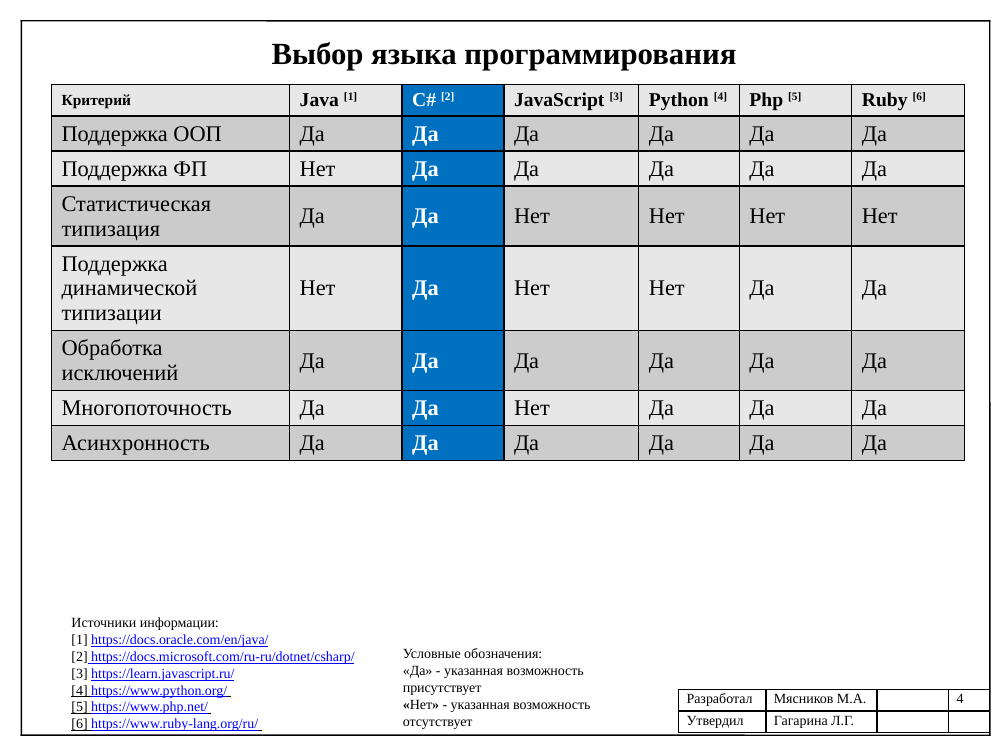
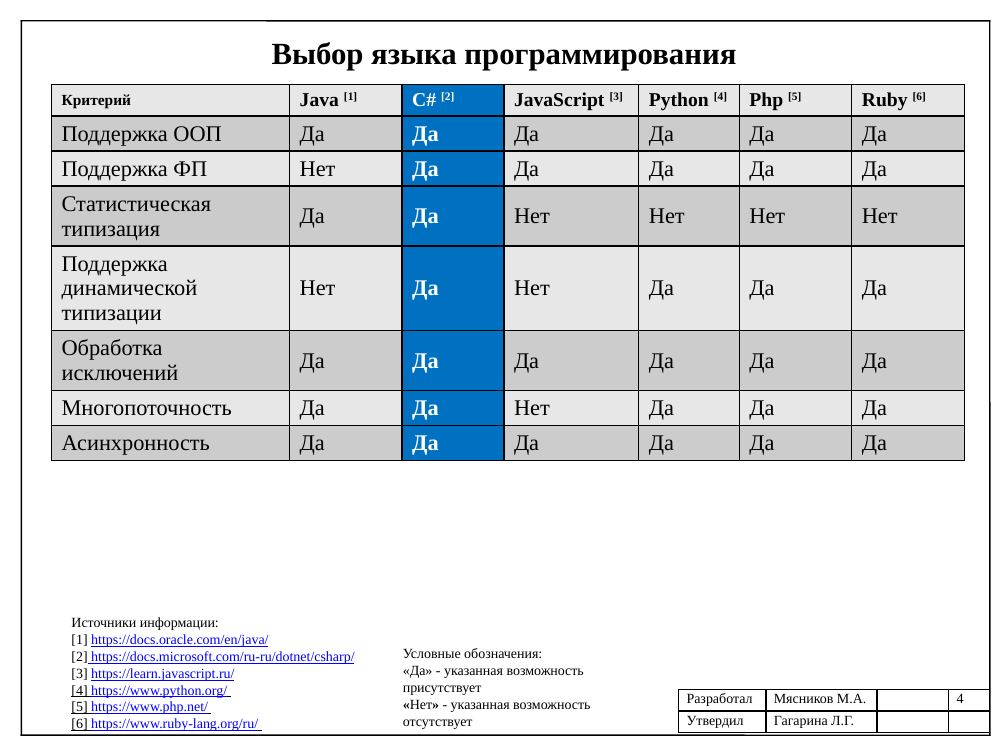
Before and after one commit to mJaJksJ/VCR, a slide deck: slide 4 of Учебная (ознакомительная) практика/Презентация отчета.pptx. Drawn at 1008x756 pixels with LibreOffice and Linux fonts; fonts in the diff are those of the drawing. Boxes give left, top, right and bottom in pixels: in the first picture for what was removed or moved away, otherwise in the second. Text is boxed around its words. In the diff, an @@ line names an element or a change of style, - is before the commit and + after.

```diff
--- a/Учебная (ознакомительная) практика/Презентация отчета.pptx
+++ b/Учебная (ознакомительная) практика/Презентация отчета.pptx
@@ table at bbox=[51, 85, 966, 485] @@
-row 5, column 5: Нет
+row 5, column 5: Да
```
Also in this commit, not shown: 8 other files.
